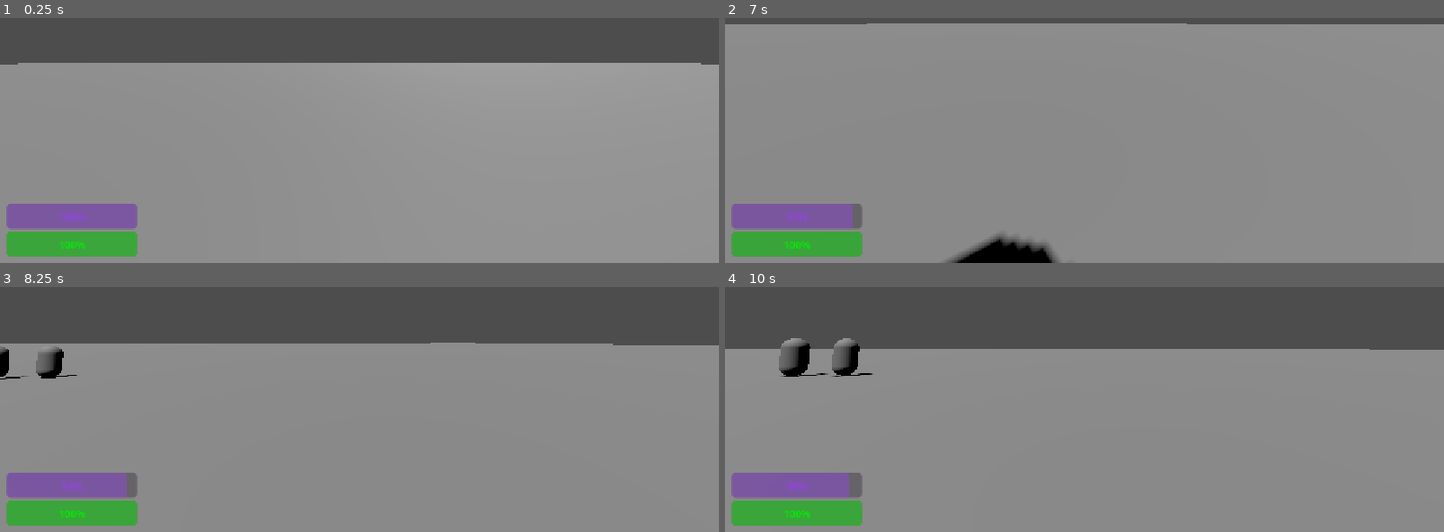
Above: before the commit, frames 1-4 (two rows, left to right).
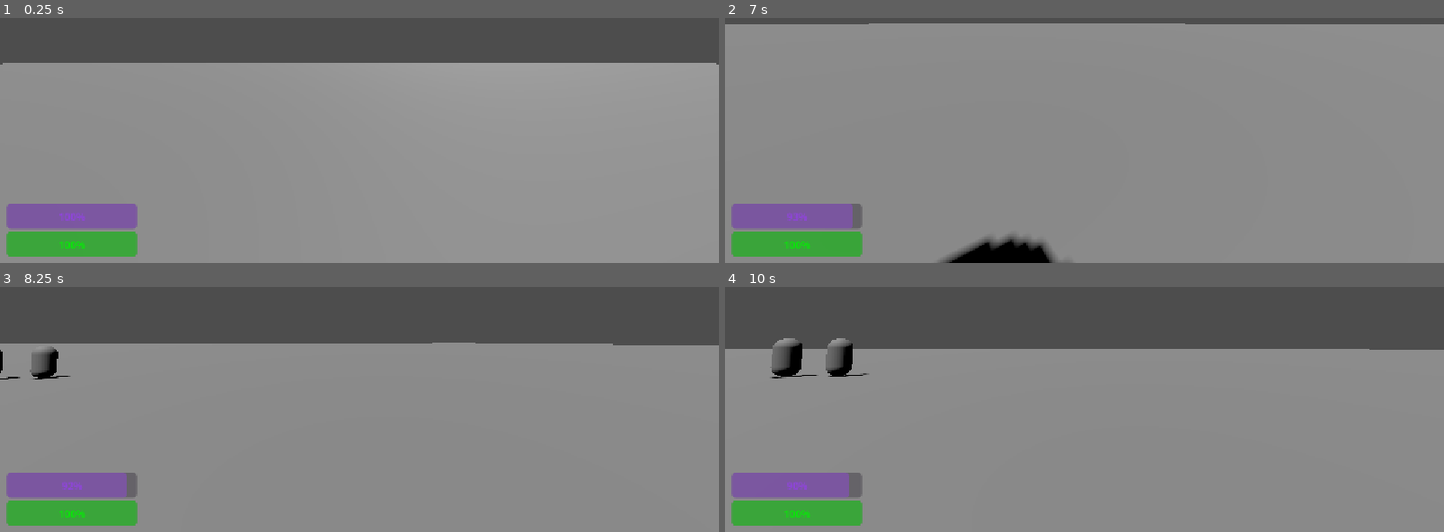
Above: after the commit, the same moments.

Repository: GunMan9/NapoleonGameRepo
Game: Godot game, scene res://Main/main.tscn
Two runs of this game, one before a commit and one after it. Both use one fixed random seed, a clock stepped at 60 frames per second and the inputs below.
Inputs (mouse positions are in pixels of both pictures, inside the frame that each line leads up to):
- Up to frame 1 (0.25 s): no input
- Up to frame 2 (7 s): tap Enter at 0.5, 2, 3.5 s; move the mouse to (1077, 67) at 0.52 s; hold W (move_forward) 0.53-2.78 s; tap Tab every 0.75 s from 0.6 to 6.6 s; tap Space (jump) at 0.77, 1.25, 1.52, 2.75, 3.02, 3.77, 4.25, 4.52, 6.02, 6.77 s; move the mouse to (1300, 120) at 1.27 s; move the mouse to (1026, 57) at 2.02 s; move the mouse to (1120, 62) at 2.77 s; hold A (move_left) 2.78-3.53 s; move the mouse to (1055, 52) at 3.52 s; hold W (move_forward) 3.53-4.28 s; move the mouse to (1242, 40) at 4.27 s; hold D (move_right) 4.28-5.03 s; move the mouse to (1048, 62) at 5.02 s; hold W (move_forward) 5.03-5.78 s; move the mouse to (outside the picture) at 5.77 s; hold D (move_right) 5.78-6.53 s; move the mouse to (1077, 67) at 6.52 s; hold W (move_forward) from 6.53 s (still down)
- Up to frame 3 (8.25 s): move the mouse to (575, 389) at 7.27 s; release W (move_forward) at 7.28 s; hold D (move_right) 7.28-8.03 s; tap Tab at 7.35, 8.1 s; tap Space (jump) at 7.52 s; move the mouse to (301, 326) at 8.02 s; hold W (move_forward) from 8.03 s (still down)
- Up to frame 4 (10 s): move the mouse to (1120, 331) at 8.77 s; release W (move_forward) at 8.78 s; hold A (move_left) 8.78-9.53 s; tap Tab at 8.85, 9.6 s; tap Space (jump) at 9.02, 9.77 s; move the mouse to (1055, 321) at 9.52 s; hold W (move_forward) from 9.53 s (still down)

The runs differ from the first frame. In frame 1, less than 0.1% of the frame differs, in the area x 0-100%, y 18-20%; in frame 2, 0.4%; in frame 3, 0.4%; in frame 4, 1.0%, in the area x 6-21%, y 20-38%.

Commit message:
Fixed ui stuff
I fixed it

Diff:
--- a/napoleon-game/Main/PlayerMovement.gd
+++ b/napoleon-game/Main/PlayerMovement.gd
@@ -6,6 +6,9 @@
 
 var gravity: float = ProjectSettings.get_setting("physics/3d/default_gravity")
 @onready var camera = $Camera3D
+
+@export var health_component: HealthComponent
+@export var morale_component: MoraleComponent
 
 func _ready():
 	await get_tree().process_frame
--- a/napoleon-game/Main/main.tscn
+++ b/napoleon-game/Main/main.tscn
@@ -1,10 +1,6 @@
 [gd_scene format=3 uid="uid://bt7pvpxp7cdja"]
 
-[ext_resource type="Script" uid="uid://xx8rjoig4d53" path="res://Main/health_bar.gd" id="1_2w1kt"]
 [ext_resource type="PackedScene" uid="uid://c4k8n3kad1tg5" path="res://Main/player.tscn" id="1_yh5la"]
-[ext_resource type="Script" uid="uid://c07xxpwijvr6q" path="res://Main/MoraleSystem.gd" id="3_eunhr"]
-[ext_resource type="Script" uid="uid://ktd24lly4n0j" path="res://Main/HealthSystem.gd" id="3_qvhan"]
-[ext_resource type="Script" uid="uid://p5q4yrbpokpt" path="res://Main/morale_bar.gd" id="5_k3v36"]
 
 [sub_resource type="BoxMesh" id="BoxMesh_7u77a"]
 
@@ -53,47 +49,5 @@
 shape = SubResource("CapsuleShape3D_liyct")
 
 [node name="CharacterBody3D" parent="Players/Team1" unique_id=647834110 instance=ExtResource("1_yh5la")]
-transform = Transform3D(1, 0, 0, 0, 1, 0, 0, 0, 1, 0.032307625, 0.5846557, -0.3235526)
-
-[node name="HealthComponent" type="Node" parent="Players/Team1/CharacterBody3D" unique_id=222519866]
-script = ExtResource("3_qvhan")
-
-[node name="MoraleComponent" type="Node" parent="Players/Team1/CharacterBody3D" unique_id=498187594 node_paths=PackedStringArray("health_component")]
-script = ExtResource("3_eunhr")
-health_component = NodePath("../HealthComponent")
 
 [node name="Team2" type="Node" parent="Players" unique_id=925992841]
-
-[node name="UI" type="Control" parent="." unique_id=1937098593]
-layout_mode = 3
-anchors_preset = 0
-offset_right = 40.0
-offset_bottom = 40.0
-
-[node name="Bars" type="CanvasLayer" parent="UI" unique_id=1958045647]
-
-[node name="HealthBar" type="ProgressBar" parent="UI/Bars" unique_id=808426014 node_paths=PackedStringArray("health_component")]
-modulate = Color(0, 1, 0, 1)
-anchors_preset = 2
-anchor_top = 1.0
-anchor_bottom = 1.0
-offset_left = 11.0
-offset_top = -50.0
-offset_right = 219.0
-offset_bottom = -10.0
-grow_vertical = 0
-script = ExtResource("1_2w1kt")
-health_component = NodePath("../../../Players/Team1/CharacterBody3D/HealthComponent")
-
-[node name="MoraleBar" type="ProgressBar" parent="UI/Bars" unique_id=691937206 node_paths=PackedStringArray("morale_component")]
-modulate = Color(0.60784316, 0.26666668, 0.9529412, 1)
-anchors_preset = 2
-anchor_top = 1.0
-anchor_bottom = 1.0
-offset_left = 11.0
-offset_top = -95.0
-offset_right = 219.0
-offset_bottom = -55.0
-grow_vertical = 0
-script = ExtResource("5_k3v36")
-morale_component = NodePath("../../../Players/Team1/CharacterBody3D/MoraleComponent")
--- a/napoleon-game/Main/player.tscn
+++ b/napoleon-game/Main/player.tscn
@@ -1,6 +1,10 @@
 [gd_scene format=3 uid="uid://c4k8n3kad1tg5"]
 
 [ext_resource type="Script" uid="uid://fvvscbyracey" path="res://Main/PlayerMovement.gd" id="1_oqfe6"]
+[ext_resource type="Script" uid="uid://ktd24lly4n0j" path="res://Main/HealthSystem.gd" id="2_sbsr6"]
+[ext_resource type="Script" uid="uid://c07xxpwijvr6q" path="res://Main/MoraleSystem.gd" id="3_v2ewq"]
+[ext_resource type="Script" uid="uid://xx8rjoig4d53" path="res://Main/health_bar.gd" id="4_e5euv"]
+[ext_resource type="Script" uid="uid://p5q4yrbpokpt" path="res://Main/morale_bar.gd" id="5_j3yh2"]
 
 [sub_resource type="CapsuleMesh" id="CapsuleMesh_b1k5n"]
 
@@ -21,3 +25,44 @@
 [node name="Camera3D" type="Camera3D" parent="." unique_id=817922056]
 transform = Transform3D(1, 0, 0, 0, 1, 0, 0, 0, 1, 0, 1.7218246, 0.31975412)
 fov = 80.0
+
+[node name="HealthComponent" type="Node" parent="." unique_id=1615094214]
+script = ExtResource("2_sbsr6")
+
+[node name="MoraleComponent" type="Node" parent="." unique_id=1692958280 node_paths=PackedStringArray("health_component")]
+script = ExtResource("3_v2ewq")
+health_component = NodePath("../HealthComponent")
+
+[node name="UI" type="Control" parent="." unique_id=600378620]
+layout_mode = 3
+anchors_preset = 0
+offset_right = 40.0
+offset_bottom = 40.0
+
+[node name="Bars" type="CanvasLayer" parent="UI" unique_id=1708805804]
+
+[node name="HealthBar" type="ProgressBar" parent="UI/Bars" unique_id=93598716 node_paths=PackedStringArray("health_component")]
+modulate = Color(0, 1, 0, 1)
+anchors_preset = 2
+anchor_top = 1.0
+anchor_bottom = 1.0
+offset_left = 11.0
+offset_top = -50.0
+offset_right = 219.0
+offset_bottom = -10.0
+grow_vertical = 0
+script = ExtResource("4_e5euv")
+health_component = NodePath("../../../HealthComponent")
+
+[node name="MoraleBar" type="ProgressBar" parent="UI/Bars" unique_id=1485480496 node_paths=PackedStringArray("morale_component")]
+modulate = Color(0.60784316, 0.26666668, 0.9529412, 1)
+anchors_preset = 2
+anchor_top = 1.0
+anchor_bottom = 1.0
+offset_left = 11.0
+offset_top = -95.0
+offset_right = 219.0
+offset_bottom = -55.0
+grow_vertical = 0
+script = ExtResource("5_j3yh2")
+morale_component = NodePath("../../../MoraleComponent")
